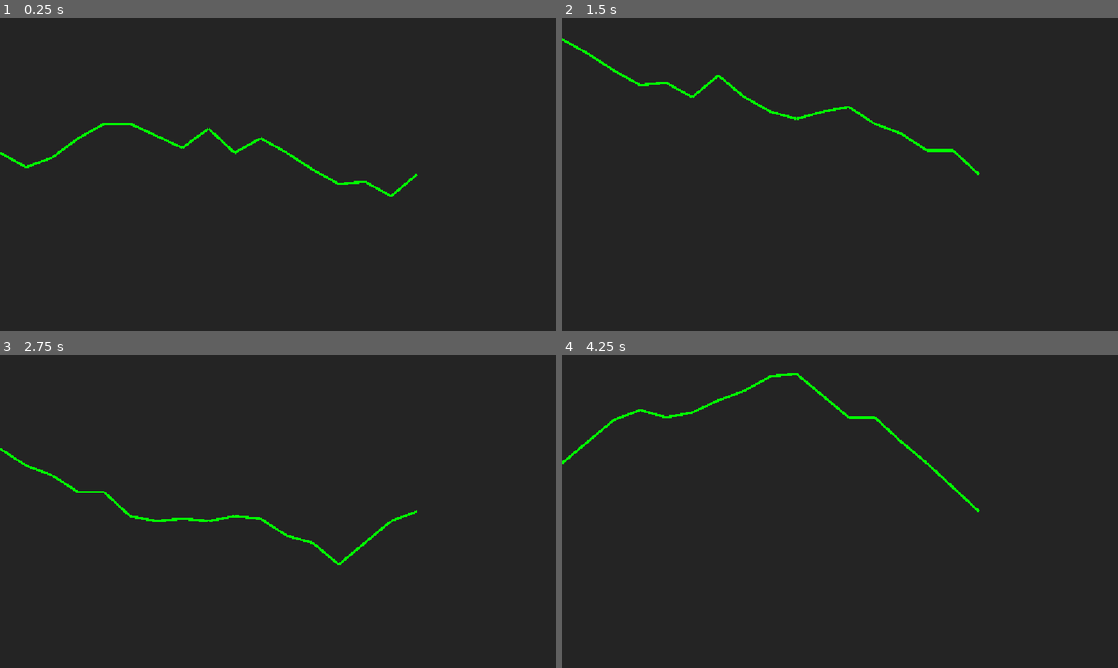
Above: before the commit, frames 1-4 (two rows, left to right).
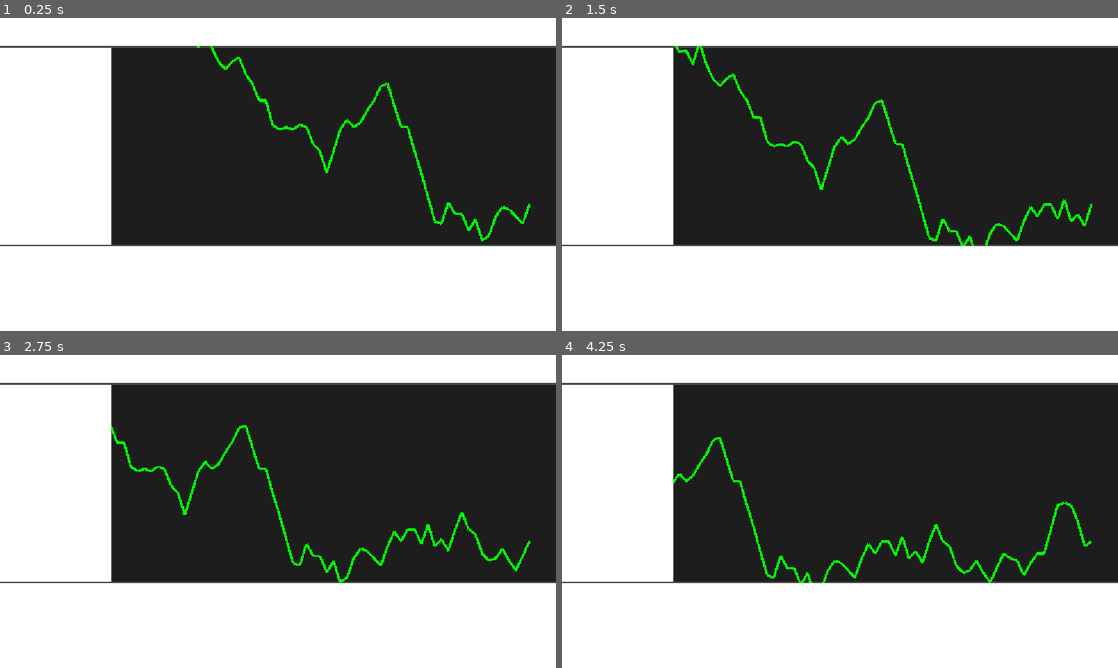
Above: after the commit, the same moments.

Repository: kokiheey/game-jam-repo
Game: Godot game, scene res://Scenes/game.tscn
The game is run twice, just before and just after one commit, with the same random seed, the same clock (stepped at 60 frames per second) and the same inputs.
Inputs:
- Up to frame 1 (0.25 s): no input
- Up to frame 2 (1.5 s): no input
- Up to frame 3 (2.75 s): no input
- Up to frame 4 (4.25 s): no input

The runs differ from the first frame. In frame 1, 51% of the frame differs, in the area x 0-100%, y 0-100%; in frame 2, 51%; in frame 3, 51%; in frame 4, 51%.

Commit message:
Change types of node

Diff:
--- a/mini-jame-gam-56/Scenes/game.tscn
+++ b/mini-jame-gam-56/Scenes/game.tscn
@@ -10,6 +10,5 @@
 NEWS_INTERVAL = 10.0
 
 [node name="News" parent="." unique_id=267292009 instance=ExtResource("2_wrm1d")]
-position = Vector2(254.87946, -109.97534)
 
-[node name="Stocks" parent="." unique_id=1452717168 instance=ExtResource("3_3dryh")]
+[node name="Stocks" parent="." unique_id=1299713986 instance=ExtResource("3_3dryh")]
--- a/mini-jame-gam-56/Scenes/stock_line.tscn
+++ b/mini-jame-gam-56/Scenes/stock_line.tscn
@@ -2,21 +2,23 @@
 
 [ext_resource type="Script" uid="uid://2h7gnm2fci77" path="res://Scripts/stock_line.gd" id="1_rkyf0"]
 
-[node name="stockLine" type="Node2D" unique_id=1466419768]
+[node name="stockLine" type="PanelContainer" unique_id=1753085514]
+anchors_preset = 15
+anchor_right = 1.0
+anchor_bottom = 1.0
+grow_horizontal = 2
+grow_vertical = 2
+size_flags_horizontal = 3
+size_flags_vertical = 3
+script = ExtResource("1_rkyf0")
+
+[node name="Delay" type="Timer" parent="." unique_id=1820780778]
+one_shot = true
+
+[node name="Affect" type="Timer" parent="." unique_id=1485276023]
+one_shot = true
 
 [node name="ColorRect" type="ColorRect" parent="." unique_id=1010152388]
-offset_right = 1152.0
-offset_bottom = 648.0
+z_index = -1
+layout_mode = 2
 color = Color(0.14044744, 0.14044744, 0.14044744, 1)
-
-[node name="Graph" type="Node2D" parent="." unique_id=1772471230]
-script = ExtResource("1_rkyf0")
-
-[node name="Delay" type="Timer" parent="Graph" unique_id=1820780778]
-one_shot = true
-
-[node name="Affect" type="Timer" parent="Graph" unique_id=1485276023]
-one_shot = true
-
-[connection signal="timeout" from="Graph/Delay" to="Graph" method="_on_delay_timeout"]
-[connection signal="timeout" from="Graph/Affect" to="Graph" method="_on_affect_timeout"]
--- a/mini-jame-gam-56/Scenes/stocks.tscn
+++ b/mini-jame-gam-56/Scenes/stocks.tscn
@@ -3,7 +3,54 @@
 [ext_resource type="PackedScene" uid="uid://c4pnpvj2i1lfn" path="res://Scenes/stock_line.tscn" id="1_550cu"]
 [ext_resource type="Script" uid="uid://bsd5y0xdncc53" path="res://Scripts/stocks.gd" id="1_h3lwo"]
 
-[node name="Stocks" type="Node2D" unique_id=1452717168]
+[node name="Stocks" type="Control" unique_id=1299713986]
+layout_mode = 3
+anchors_preset = 0
 script = ExtResource("1_h3lwo")
 
-[node name="stockLine" parent="." unique_id=1382580836 instance=ExtResource("1_550cu")]
+[node name="VBoxContainer" type="VBoxContainer" parent="." unique_id=910514158]
+layout_mode = 0
+offset_right = 1152.0
+offset_bottom = 648.0
+
+[node name="Tabs" type="HBoxContainer" parent="VBoxContainer" unique_id=1280842156]
+z_index = 10
+layout_mode = 2
+size_flags_vertical = 3
+size_flags_stretch_ratio = 10.0
+
+[node name="ColorRect" type="ColorRect" parent="VBoxContainer/Tabs" unique_id=528017379]
+layout_mode = 2
+size_flags_horizontal = 3
+
+[node name="HBoxContainer" type="HBoxContainer" parent="VBoxContainer" unique_id=1731715479]
+layout_mode = 2
+size_flags_vertical = 3
+size_flags_stretch_ratio = 70.0
+
+[node name="VBoxContainer" type="VBoxContainer" parent="VBoxContainer/HBoxContainer" unique_id=913698358]
+z_index = 10
+layout_mode = 2
+size_flags_horizontal = 3
+size_flags_stretch_ratio = 20.0
+
+[node name="ColorRect" type="ColorRect" parent="VBoxContainer/HBoxContainer/VBoxContainer" unique_id=2046433418]
+z_index = 2
+layout_mode = 2
+size_flags_vertical = 3
+
+[node name="stockLine" parent="VBoxContainer/HBoxContainer" unique_id=1382580836 instance=ExtResource("1_550cu")]
+z_index = 1
+layout_mode = 2
+size_flags_stretch_ratio = 80.0
+offset_transform_enabled = true
+
+[node name="HBoxContainer2" type="HBoxContainer" parent="VBoxContainer" unique_id=1077558568]
+z_index = 10
+layout_mode = 2
+size_flags_vertical = 3
+size_flags_stretch_ratio = 30.0
+
+[node name="ColorRect" type="ColorRect" parent="VBoxContainer/HBoxContainer2" unique_id=1165539028]
+layout_mode = 2
+size_flags_horizontal = 3
--- a/mini-jame-gam-56/Scripts/NewsDataBase.gd
+++ b/mini-jame-gam-56/Scripts/NewsDataBase.gd
@@ -3,8 +3,8 @@
 
 static var delay: float = 3
 
-static var arc1 = NewsArticle.new("Amazing news", null, "Carrot corp. CEO bought X for 10 million carrots!", Vector2i(10, 50), 3.0, delay);
+static var arc1 = NewsArticle.new("Amazing news", null, "Carrot corp. CEO bought X for 10 million carrots!", Vector2i(2, 20), 3.0, delay);
 static var arc2 = NewsArticle.new("Good news", null, "Carrot corp. Excecutive hired 100 new workers", Vector2i(-5, 20), 2.0, delay);
-static var arc3 = NewsArticle.new("Bad news", null, "Carrot corp. CEO fired 500 workers", Vector2i(-30, 2), 4.0, delay);
+static var arc3 = NewsArticle.new("Bad news", null, "Carrot corp. CEO fired 500 workers", Vector2i(-10, 2), 4.0, delay);
 
 static var listNewsArticles: Array[NewsArticle] = [arc1, arc2, arc3];
--- a/mini-jame-gam-56/Scripts/stock_line.gd
+++ b/mini-jame-gam-56/Scripts/stock_line.gd
@@ -1,4 +1,4 @@
-extends Node2D
+extends PanelContainer
 
 @onready var news_manager := get_tree().current_scene.get_node("News") as NewsManager
 @onready var game_manager := get_tree().current_scene as GameManager
@@ -8,7 +8,7 @@
 
 @export var startStockValue : int =  100000000
 @export var defaultPriceRange : Vector2i = Vector2i(-10, 10)
-@export var showLast : int = 16
+@export var showLast : int = 64
 
 var currentPriceRange : Vector2i
 var newsPriceRange : Vector2i
@@ -22,6 +22,7 @@
 		updateStock()
 
 func _ready() -> void:
+	print(size)
 	currentPriceRange = defaultPriceRange
 
 	if news_manager is NewsManager:
@@ -65,7 +66,7 @@
 	var coordY = 324 # 1/2 ekrana
 	var coordX = 864 #3/4 do kraja ekrana
 	for i in range(1, showLast + 1):
-		var currentX = coordX - 54
+		var currentX = coordX - 14
 		var currentY = coordY + (prices[prices.size() - i] - prices[prices.size() - i - 1]) * 5
 		draw_line(Vector2(coordX,coordY), Vector2(currentX, currentY), Color.GREEN, 5.0)
 		coordX = currentX
--- a/mini-jame-gam-56/Scripts/stocks.gd
+++ b/mini-jame-gam-56/Scripts/stocks.gd
@@ -1,6 +1,10 @@
-extends Node2D
+extends Control
 
-@export var news_manager : Node2D
+#stocks skripta upravlja novcem ali mora nekako da
+#komunicira sa graphom jer on ima podatke o cenama
 
 func _ready() -> void:
 	pass # Replace with function body.
+
+func _process(delta: float) -> void:
+	pass
